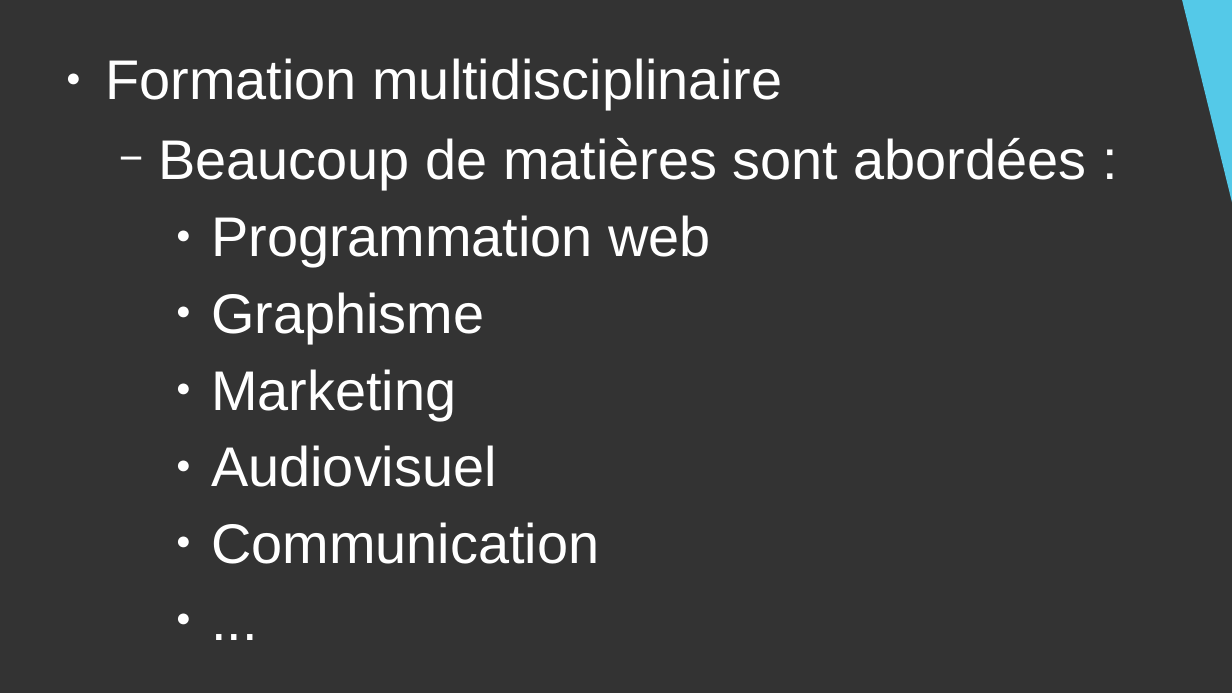
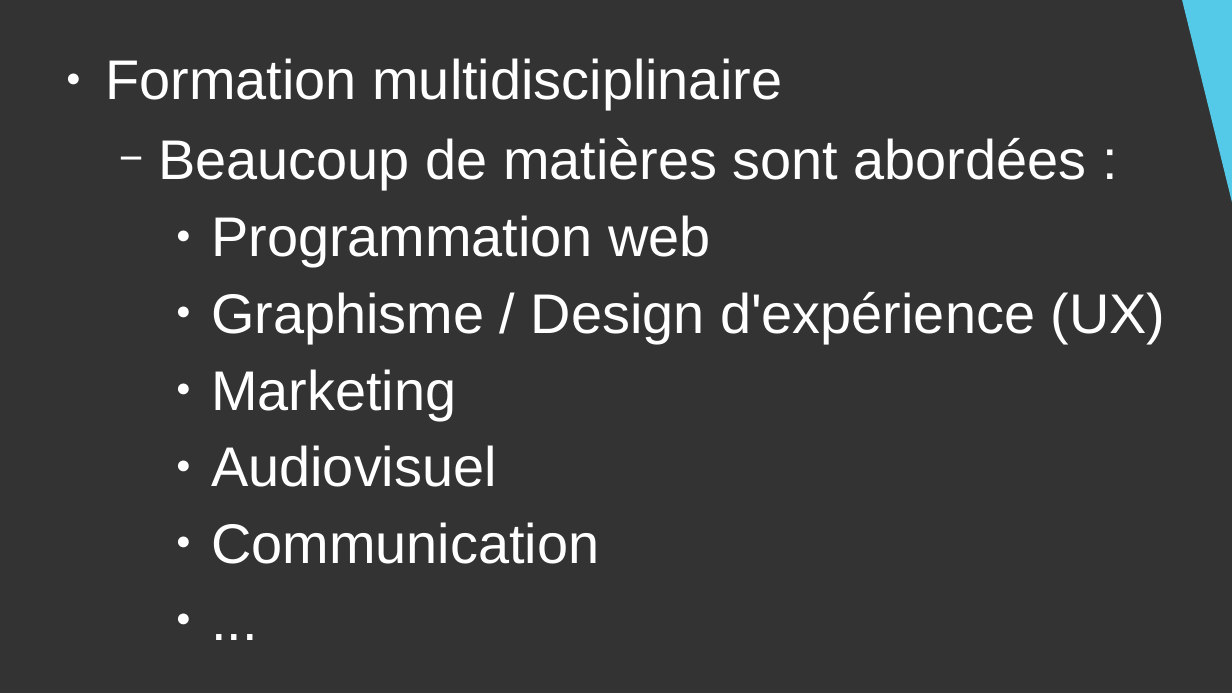
Before and after one commit to DanYellow/cours, a slide deck: slide 5 of presentation-formation-mmi/presentation.odp. Drawn at 1232x693 pixels with LibreOffice and Linux fonts; fonts in the diff are those of the drawing. Boxes give left, top, right and bottom in pixels: in the first picture for what was removed or moved away, otherwise in the second. Text is boxed around its words. In the diff, an @@ line names an element or a change of style, - is before the commit and + after.

```diff
--- a/presentation-formation-mmi/presentation.odp
+++ b/presentation-formation-mmi/presentation.odp
@@ text at [211, 292, 1166, 343]: text changed @@
-    ● Graphisme
+    ● Graphisme / Design d'expérience (UX)
```
Also in this commit, not shown: 7 other slides changed, 4 slides added, 1 slide removed, 1 other file.
